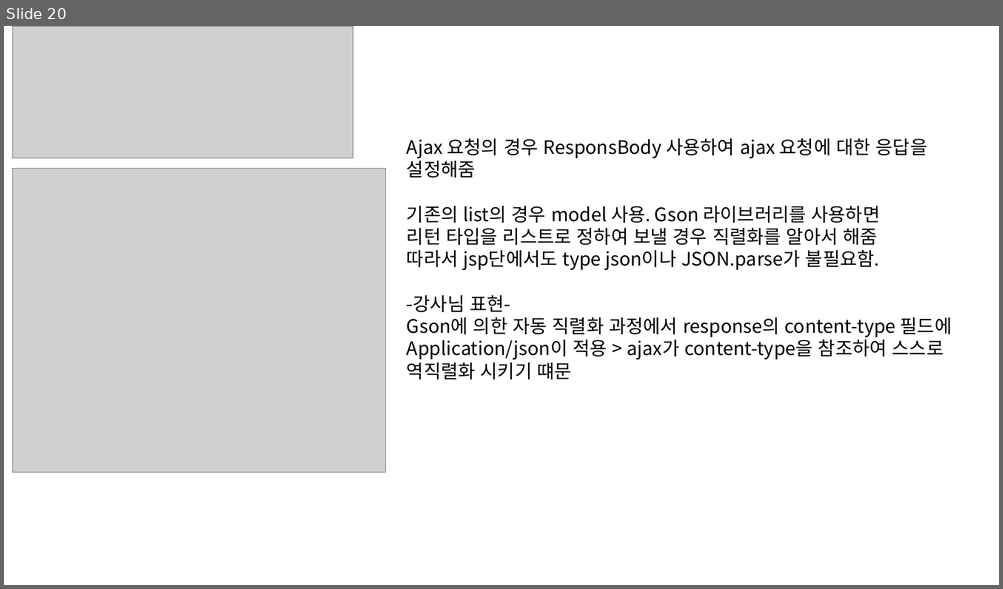
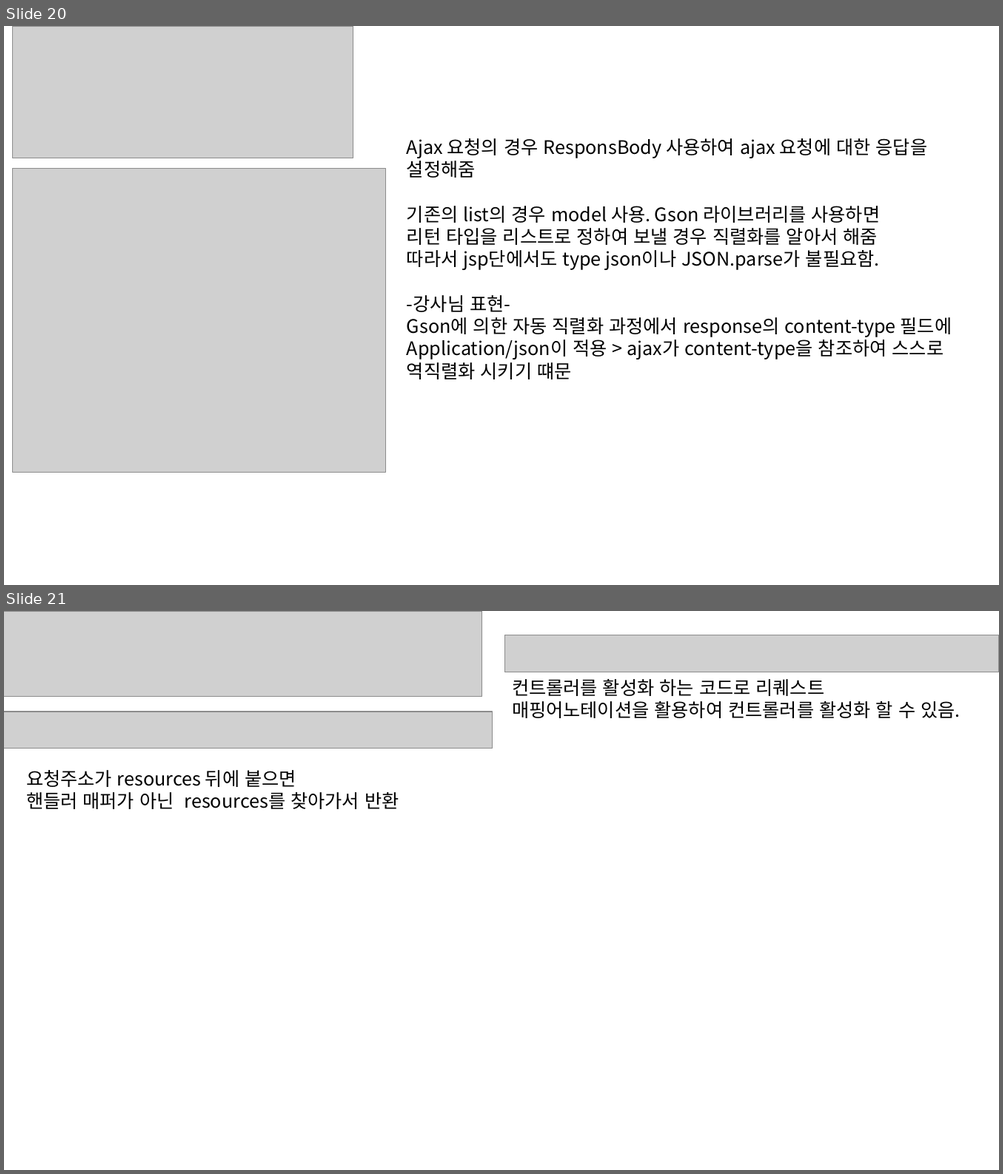
Before and after one commit to HSungJun/AfterSemi, a slide deck: STSWorkspace/Spring.pptx. Shown one above the other, each under a label of ours: slide 20 before the commit, slides 20 and 21 after it. The pictures are 1003x589 and 1003x1174 pixels, drawn with LibreOffice and Linux fonts; fonts in the diff are those of the drawing; grey boxes stand for pictures. Boxes give left, top, right and bottom in pixels: in the first picture for what was removed or moved away, otherwise in the second. Text is boxed around its words. In the diff, an @@ line names an element or a change of style, - is before the commit and + after.

```diff
--- a/STSWorkspace/Spring.pptx
+++ b/STSWorkspace/Spring.pptx
@@ slide 21 added at (4, 611, 999, 1170), background #FFFFFF @@
@@ picture added at (4, 611, 482, 697) @@
@@ picture added at (505, 635, 999, 672) @@
@@ text added at (512, 679, 959, 718), 18 pt, text #000000 @@
+컨트롤러를 활성화 하는 코드로 리퀘스트 매핑어노테이션을 활용하여 컨트롤러를 활성화 할 수 있음.
@@ picture added at (4, 712, 492, 749) @@
@@ text added at (26, 770, 398, 809), 18 pt, text #000000 @@
+요청주소가 resources 뒤에 붙으면
+핸들러 매퍼가 아닌 resources를 찾아가서 반환
```
Also in this commit, not shown: 2 other slides added, 15 other files.
